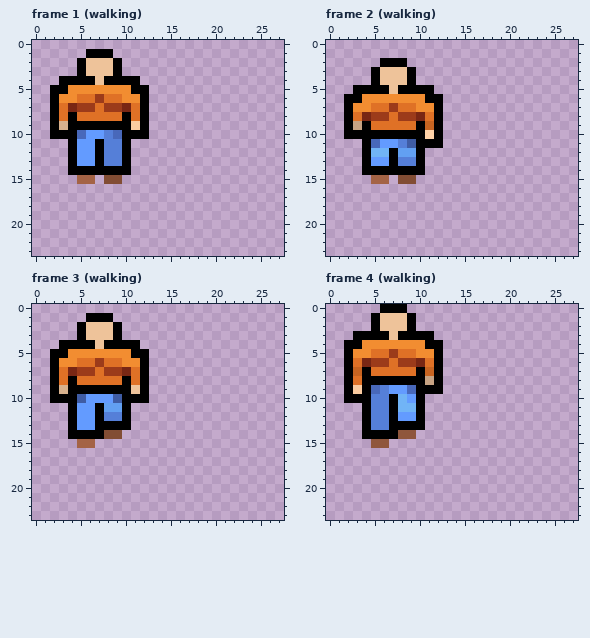
Pixel-art file, stored at server/public/assets/game/tilesets/player.aseprite. That is the earlier state.
128x160 pixels, 8 frames. Colours within 5 levels of each other are drawn and written as one. Shown: frame 1 (walking): x 0..27, y 0..23; frame 2 (walking): x 0..27, y 0..23; frame 3 (walking): x 0..27, y 0..23; frame 4 (walking): x 0..27, y 0..23. The commit also changed other frames, which this record leaves out.
Now the later version:
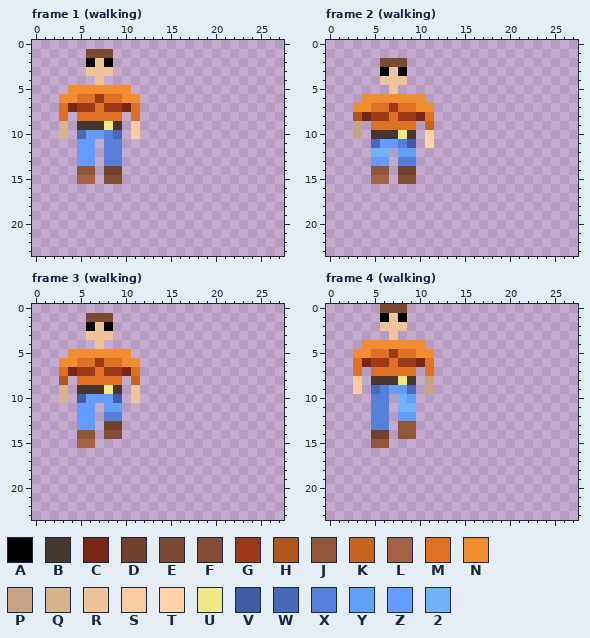
Palette (. is transparent): A #000000  B #453730  C #792714  D #70422d  E #794932  F #824d34  G #9c3b1a  H #ad571d  J #8f563c  K #c76421  L #a46345  M #df7126  N #f28d31  P #c7a383  Q #d8b18d  R #eec39a  S #fbcca0  T #ffd2a7  U #eee986  V #3f5ca4  W #4868ba  X #557fd8  Y #62a0f2  Z #639bff  2 #71b4f6
Changes in this commit:
Changed rows in their new state; - is an unchanged pixel.
Frame 1 (walking):
first column x 2:
 1 ----EEE----
 2 ---.A-A.---
 3 ---.---.---
 4 -....-....-
 5 ..-------..
 6 .---------.
 7 .---------.
 8 .-.-----.-.
 9 .-.BBBUB.-.
10 .Q.-----.S.
11 --.--.--.--
12 --.--.--.--
13 --.--.--.--
14 --.JJ.DD.--
Frame 2 (walking):
first column x 2:
 2 ----EEE----
 3 ---.A-A.---
 4 ---.---.---
 5 -....-....-
 6 ..-------..
 7 .---------.
 8 .H--------.
 9 .-.-----.-.
10 .P.BBBUB.-.
11 --.-----.T.
12 --.--.--.--
13 --.--.--.--
14 --.JJ.DD.--
Frame 3 (walking):
first column x 2:
 1 ----EEE----
 2 ---.A-A.---
 3 ---.---.---
 4 -....-....-
 5 ..-------..
 6 .---------.
 7 .---------.
 8 .H.-----.K.
 9 .-.BBBUB.-.
10 .Q.-----.R.
11 --.--.--.--
12 --.--.--.--
13 --.--.DD.--
14 --.JJ.-----
Frame 4 (walking):
first column x 2:
 0 ----EEE----
 1 ---.A-A.---
 2 ---.---.---
 3 -....-....-
 4 ..-------..
 5 .---------.
 6 .---------.
 7 .M.-----.M.
 8 .S.BBBUB.-.
 9 .-.-----.P.
10 ...--.--.--
11 --.--.--.--
12 --.--.--.--
13 --.--.JJ.--
14 --.DD.-----
